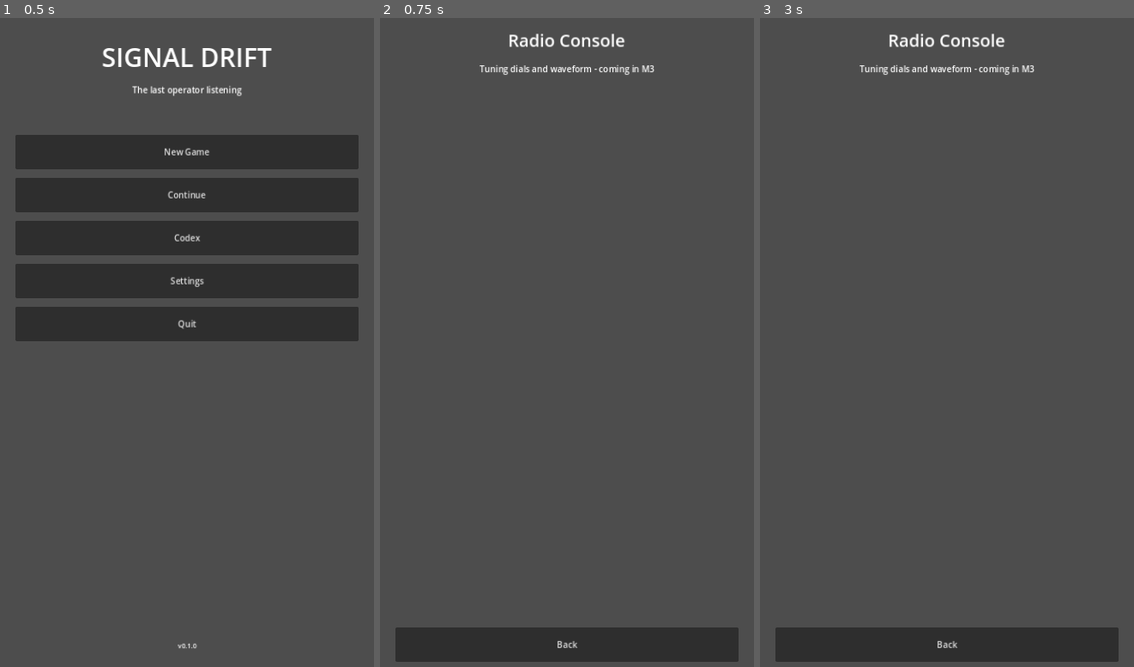
Above: before the commit, frames 1-3 (left to right).
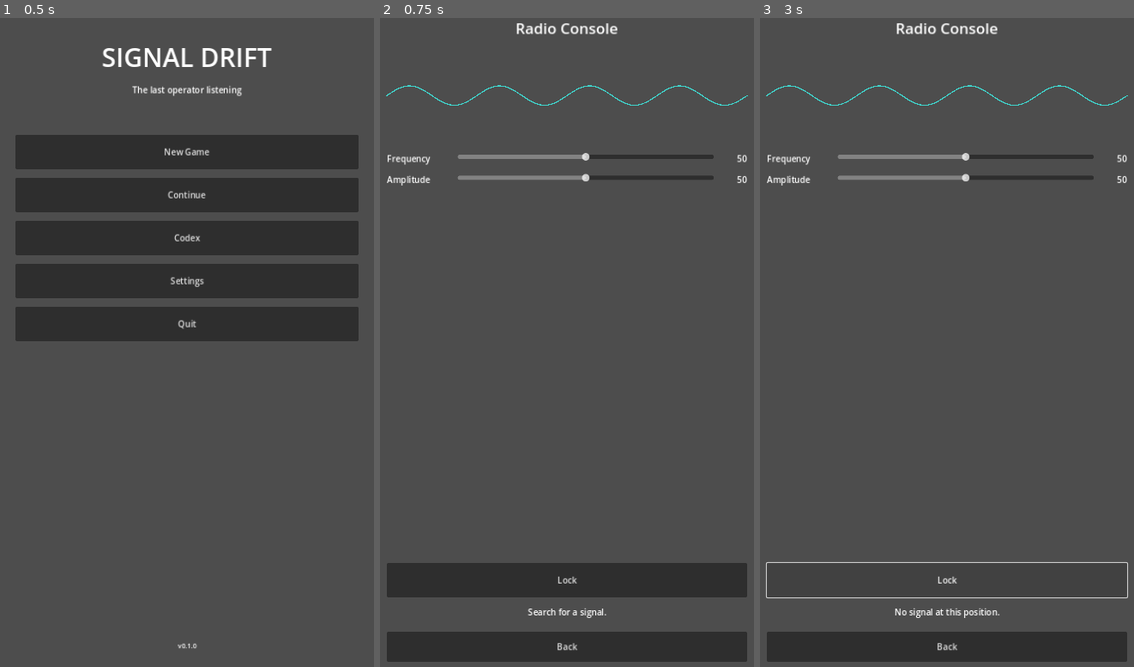
Above: after the commit, the same moments.

Repository: aksharghatole/signal-drift
Game: Godot game, scene res://scenes/Main.tscn
The game is run twice, just before and just after one commit, with the same random seed, the same clock (stepped at 60 frames per second) and the same inputs.
Inputs (mouse positions are in pixels of both pictures, inside the frame that each line leads up to):
- Up to frame 1 (0.5 s): no input
- Up to frame 2 (0.75 s): click "New Game" at 0.5 s
- Up to frame 3 (3 s): click "Back" at 1.25 s; click "New Game" at 2 s; click (947, 582) at 2.75 s, where only the run after the commit has a clickable "Lock"

Frame 1 is identical in both runs. In frame 2, 8.2% of the frame differs, in the area x 1-99%, y 0-100%; in frame 3, 3.5%.

Commit message:
M3: radio console core mechanic (dials, waveform, lock detection)

Diff:
--- a/scenes/RadioConsole.tscn
+++ b/scenes/RadioConsole.tscn
@@ -1,6 +1,7 @@
-[gd_scene load_steps=2 format=3 uid="uid://csigdriftradio"]
+[gd_scene load_steps=3 format=3 uid="uid://csigdriftradio"]
 
 [ext_resource type="Script" path="res://scripts/ui/RadioConsole.gd" id="1_radio"]
+[ext_resource type="Script" path="res://scripts/core/WaveformDisplay.gd" id="2_wave"]
 
 [node name="RadioConsole" type="Control"]
 layout_mode = 3
@@ -16,32 +17,90 @@
 anchors_preset = 15
 anchor_right = 1.0
 anchor_bottom = 1.0
-offset_left = 40.0
-offset_top = 60.0
-offset_right = -40.0
+offset_left = 24.0
+offset_top = 40.0
+offset_right = -24.0
 offset_bottom = -40.0
 grow_horizontal = 2
 grow_vertical = 2
-theme_override_constants/separation = 20
+theme_override_constants/separation = 16
 
 [node name="ScreenLabel" type="Label" parent="VBox"]
 layout_mode = 2
-theme_override_font_sizes/font_size = 32
+theme_override_font_sizes/font_size = 28
 text = "Radio Console"
 horizontal_alignment = 1
 
-[node name="Placeholder" type="Label" parent="VBox"]
+[node name="Waveform" type="Control" parent="VBox"]
+custom_minimum_size = Vector2(0, 180)
 layout_mode = 2
-theme_override_font_sizes/font_size = 16
-text = "Tuning dials and waveform - coming in M3"
-horizontal_alignment = 1
-autowrap_mode = 2
+script = ExtResource("2_wave")
+
+[node name="Line" type="Line2D" parent="VBox/Waveform"]
+
+[node name="FreqRow" type="HBoxContainer" parent="VBox"]
+layout_mode = 2
+theme_override_constants/separation = 12
+
+[node name="FreqLabel" type="Label" parent="VBox/FreqRow"]
+custom_minimum_size = Vector2(120, 0)
+layout_mode = 2
+text = "Frequency"
+
+[node name="FreqSlider" type="HSlider" parent="VBox/FreqRow"]
+layout_mode = 2
+size_flags_horizontal = 3
+min_value = 0.0
+max_value = 100.0
+step = 1.0
+value = 50.0
+
+[node name="FreqValue" type="Label" parent="VBox/FreqRow"]
+custom_minimum_size = Vector2(50, 0)
+layout_mode = 2
+text = "50"
+horizontal_alignment = 2
+
+[node name="AmpRow" type="HBoxContainer" parent="VBox"]
+layout_mode = 2
+theme_override_constants/separation = 12
+
+[node name="AmpLabel" type="Label" parent="VBox/AmpRow"]
+custom_minimum_size = Vector2(120, 0)
+layout_mode = 2
+text = "Amplitude"
+
+[node name="AmpSlider" type="HSlider" parent="VBox/AmpRow"]
+layout_mode = 2
+size_flags_horizontal = 3
+min_value = 0.0
+max_value = 100.0
+step = 1.0
+value = 50.0
+
+[node name="AmpValue" type="Label" parent="VBox/AmpRow"]
+custom_minimum_size = Vector2(50, 0)
+layout_mode = 2
+text = "50"
+horizontal_alignment = 2
 
 [node name="Spacer" type="Control" parent="VBox"]
 layout_mode = 2
 size_flags_vertical = 3
 
-[node name="BackButton" type="Button" parent="VBox"]
+[node name="LockButton" type="Button" parent="VBox"]
 custom_minimum_size = Vector2(0, 64)
 layout_mode = 2
+text = "Lock"
+
+[node name="StatusLabel" type="Label" parent="VBox"]
+custom_minimum_size = Vector2(0, 32)
+layout_mode = 2
+theme_override_font_sizes/font_size = 16
+text = "Search for a signal."
+horizontal_alignment = 1
+
+[node name="BackButton" type="Button" parent="VBox"]
+custom_minimum_size = Vector2(0, 56)
+layout_mode = 2
 text = "Back"
--- /dev/null
+++ b/scripts/core/Radio.gd
@@ -0,0 +1,64 @@
+class_name Radio
+extends RefCounted
+## Radio.gd
+##
+## Pure gameplay logic for the radio console.
+## No UI, no rendering, no scene dependencies — just the rules.
+##
+## A "signal" is characterized by two numbers:
+##   freq: 0-100 (how far up the frequency band)
+##   amp:  0-100 (how loud the signal is)
+##
+## A "target" is a specific (freq, amp) pair plus a tolerance window.
+## The player wins a lock when their dials are within `tolerance` on
+## BOTH axes.
+
+## Result of a lock attempt.
+enum LockResult {
+	NO_TARGET,  ## No target has been set yet.
+	MISS,       ## Dials are outside tolerance.
+	HIT,        ## Dials are within tolerance.
+}
+
+
+## Represents one puzzle the player must solve.
+class Target:
+	var freq: float
+	var amp: float
+	var tolerance: float
+
+	func _init(f: float, a: float, t: float) -> void:
+		freq = f
+		amp = a
+		tolerance = t
+
+	## Returns true if the given dial values fall inside this target's window.
+	func matches(f: float, a: float) -> bool:
+		return abs(f - freq) <= tolerance and abs(a - amp) <= tolerance
+
+
+## The currently-active target, or null if none set.
+var target: Target = null
+
+## Cached dial values. Caller updates these as the player drags.
+var freq: float = 50.0
+var amp: float = 50.0
+
+
+## Set the current puzzle.
+func set_target(f: float, a: float, tolerance: float) -> void:
+	target = Target.new(f, a, tolerance)
+
+
+## Clear the current puzzle.
+func clear_target() -> void:
+	target = null
+
+
+## Attempt a lock with the current dial values.
+func try_lock() -> LockResult:
+	if target == null:
+		return LockResult.NO_TARGET
+	if target.matches(freq, amp):
+		return LockResult.HIT
+	return LockResult.MISS
--- /dev/null
+++ b/scripts/core/WaveformDisplay.gd
@@ -0,0 +1,59 @@
+class_name WaveformDisplay
+extends Control
+## WaveformDisplay.gd
+##
+## Draws a live waveform that reacts to freq/amp values.
+
+const POINT_COUNT := 128
+const BASE_AMPLITUDE := 0.4
+const BASE_CYCLES := 8.0
+
+@onready var _line: Line2D = $Line
+
+var _freq: float = 50.0
+var _amp: float = 50.0
+
+
+func _ready() -> void:
+	_line.width = 2.0
+	_line.default_color = Color(0.25, 0.82, 0.79)
+	_line.joint_mode = Line2D.LINE_JOINT_ROUND
+	_line.begin_cap_mode = Line2D.LINE_CAP_ROUND
+	_line.end_cap_mode = Line2D.LINE_CAP_ROUND
+	_rebuild()
+
+
+func set_values(freq: float, amp: float) -> void:
+	_freq = freq
+	_amp = amp
+	_rebuild()
+
+
+func _notification(what: int) -> void:
+	if what == NOTIFICATION_RESIZED:
+		_rebuild()
+
+
+func _rebuild() -> void:
+	if _line == null:
+		return
+
+	var w: float = size.x
+	var h: float = size.y
+	if w <= 0.0 or h <= 0.0:
+		return
+
+	var half_h: float = h * 0.5
+	var mid_y: float = h * 0.5
+
+	var cycles: float = BASE_CYCLES * (_freq / 100.0)
+	var peak: float = BASE_AMPLITUDE * (_amp / 100.0) * half_h
+
+	var points := PackedVector2Array()
+	points.resize(POINT_COUNT)
+	for i in POINT_COUNT:
+		var t: float = float(i) / float(POINT_COUNT - 1)
+		var x: float = t * w
+		var y: float = mid_y - sin(t * TAU * cycles) * peak
+		points[i] = Vector2(x, y)
+	_line.points = points
--- a/scripts/ui/RadioConsole.gd
+++ b/scripts/ui/RadioConsole.gd
@@ -1,14 +1,83 @@
 extends Control
 ## RadioConsole.gd
 ##
-## Placeholder for M3. Will host the tuning dials and waveform display.
-## For now, only the Back button is wired.
+## UI layer for the radio console. Handles dial input, updates the
+## waveform, and displays lock results.
+##
+## All gameplay rules live in scripts/core/Radio.gd — this script only
+## translates input into Radio calls and Radio results into UI updates.
 
-@onready var back_button: Button = $VBox/BackButton
+const COOLDOWN_SECONDS := 2.0
+const TEST_TOLERANCE := 5.0  ## Temporary. M5 will load targets from data.
+
+@onready var freq_slider: HSlider         = $VBox/FreqRow/FreqSlider
+@onready var amp_slider: HSlider          = $VBox/AmpRow/AmpSlider
+@onready var freq_value: Label            = $VBox/FreqRow/FreqValue
+@onready var amp_value: Label             = $VBox/AmpRow/AmpValue
+@onready var waveform: Control            = $VBox/Waveform
+@onready var lock_button: Button          = $VBox/LockButton
+@onready var status_label: Label          = $VBox/StatusLabel
+@onready var back_button: Button          = $VBox/BackButton
+
+var _radio: Radio = null
+var _cooldown_remaining: float = 0.0
 
 
 func _ready() -> void:
+	_radio = Radio.new()
+	_radio.set_target(34.0, 61.0, TEST_TOLERANCE)
+
+	freq_slider.value_changed.connect(_on_freq_changed)
+	amp_slider.value_changed.connect(_on_amp_changed)
+	lock_button.pressed.connect(_on_lock_pressed)
 	back_button.pressed.connect(_on_back_pressed)
+
+	# Push initial state into the radio and display.
+	_on_freq_changed(freq_slider.value)
+	_on_amp_changed(amp_slider.value)
+	status_label.text = "Search for a signal."
+
+
+func _process(delta: float) -> void:
+	if _cooldown_remaining > 0.0:
+		_cooldown_remaining -= delta
+		if _cooldown_remaining <= 0.0:
+			lock_button.disabled = false
+			status_label.text = "Search for a signal."
+
+
+func _on_freq_changed(value: float) -> void:
+	_radio.freq = value
+	freq_value.text = "%d" % int(value)
+	waveform.set_values(_radio.freq, _radio.amp)
+
+
+func _on_amp_changed(value: float) -> void:
+	_radio.amp = value
+	amp_value.text = "%d" % int(value)
+	waveform.set_values(_radio.freq, _radio.amp)
+
+
+func _on_lock_pressed() -> void:
+	if _cooldown_remaining > 0.0:
+		return
+
+	var result: Radio.LockResult = _radio.try_lock()
+	match result:
+		Radio.LockResult.HIT:
+			status_label.text = "Signal locked!"
+			# M5 will route this to the message system via Signals.
+			Signals.message_decoded.emit("test_signal_m3")
+			_start_cooldown()
+		Radio.LockResult.MISS:
+			status_label.text = "No signal at this position."
+		Radio.LockResult.NO_TARGET:
+			status_label.text = "No target set."
+
+
+func _start_cooldown() -> void:
+	_cooldown_remaining = COOLDOWN_SECONDS
+	lock_button.disabled = true
 
 
 func _on_back_pressed() -> void:
--- a/tests/run_tests.gd
+++ b/tests/run_tests.gd
@@ -12,6 +12,7 @@
 func _init() -> void:
 	print("== Signal Drift test suite ==")
 
+	# M1 / M2 tests
 	_test_main_scene_exists()
 	_test_project_file_parses()
 	_test_all_registered_screens_exist()
@@ -22,6 +23,12 @@
 	_test_sub_screens_have_back_button()
 	_test_all_sub_screen_back_buttons_resolve()
 
+	# M3 tests
+	_test_radio_lock_result_no_target()
+	_test_radio_lock_result_hit()
+	_test_radio_lock_result_miss()
+	_test_radio_lock_result_on_tolerance_boundary()
+
 	print("")
 	if _failures == 0:
 		print("ALL TESTS PASSED")
@@ -30,6 +37,10 @@
 		print("FAILED: %d test(s)" % _failures)
 		quit(1)
 
+
+# ---------------------------------------------------------------------------
+# M1 / M2 tests
+# ---------------------------------------------------------------------------
 
 func _test_main_scene_exists() -> void:
 	var path := "res://scenes/Main.tscn"
@@ -219,8 +230,6 @@
 
 
 func _test_sub_screens_have_back_button() -> void:
-	# For each of the four sub-screens, load the scene and verify it has
-	# a VBox/BackButton node that the script will wire up.
 	var screens := {
 		"RadioConsole": "res://scenes/RadioConsole.tscn",
 		"MessageView":  "res://scenes/MessageView.tscn",
@@ -242,6 +251,7 @@
 		if instance == null:
 			missing.append("%s (instantiate failed)" % screen_name)
 			continue
+		# RadioConsole now nests BackButton under VBox as well.
 		var back: Node = instance.get_node_or_null("VBox/BackButton")
 		if back == null:
 			missing.append("%s (no VBox/BackButton)" % screen_name)
@@ -254,7 +264,6 @@
 
 
 func _test_all_sub_screen_back_buttons_resolve() -> void:
-	# Verify the @onready path in each sub-screen script resolves.
 	var screen_scripts := {
 		"RadioConsole": "res://scenes/RadioConsole.tscn",
 		"MessageView":  "res://scenes/MessageView.tscn",
@@ -286,6 +295,82 @@
 		_fail("broken @onready paths: %s" % ", ".join(missing))
 
 
+# ---------------------------------------------------------------------------
+# M3 tests — Radio core logic
+# ---------------------------------------------------------------------------
+
+func _test_radio_lock_result_no_target() -> void:
+	var radio: RefCounted = _new_radio()
+	if radio == null:
+		_fail("cannot instantiate Radio")
+		return
+
+	var result: int = radio.try_lock()
+	if result == radio.LockResult.NO_TARGET:
+		_pass("Radio: try_lock with no target returns NO_TARGET")
+	else:
+		_fail("Radio: expected NO_TARGET, got %d" % result)
+
+
+func _test_radio_lock_result_hit() -> void:
+	var radio: RefCounted = _new_radio()
+	if radio == null:
+		_fail("cannot instantiate Radio")
+		return
+
+	radio.set_target(40.0, 60.0, 5.0)
+	radio.freq = 40.0
+	radio.amp = 60.0
+
+	var result: int = radio.try_lock()
+	if result == radio.LockResult.HIT:
+		_pass("Radio: exact-match lock returns HIT")
+	else:
+		_fail("Radio: expected HIT, got %d" % result)
+
+
+func _test_radio_lock_result_miss() -> void:
+	var radio: RefCounted = _new_radio()
+	if radio == null:
+		_fail("cannot instantiate Radio")
+		return
+
+	radio.set_target(40.0, 60.0, 5.0)
+	radio.freq = 10.0
+	radio.amp = 60.0
+
+	var result: int = radio.try_lock()
+	if result == radio.LockResult.MISS:
+		_pass("Radio: out-of-tolerance lock returns MISS")
+	else:
+		_fail("Radio: expected MISS, got %d" % result)
+
+
+func _test_radio_lock_result_on_tolerance_boundary() -> void:
+	var radio: RefCounted = _new_radio()
+	if radio == null:
+		_fail("cannot instantiate Radio")
+		return
+
+	radio.set_target(40.0, 60.0, 5.0)
+
+	# Exactly on the edge of tolerance should still HIT (inclusive).
+	radio.freq = 45.0  # 40 + 5
+	radio.amp = 55.0   # 60 - 5
+	var result: int = radio.try_lock()
+	if result == radio.LockResult.HIT:
+		_pass("Radio: boundary lock returns HIT (inclusive tolerance)")
+	else:
+		_fail("Radio: expected HIT at boundary, got %d" % result)
+
+
+func _new_radio() -> RefCounted:
+	var radio_script: GDScript = load("res://scripts/core/Radio.gd")
+	if radio_script == null:
+		return null
+	return radio_script.new()
+
+
 # --- helpers ---
 
 func _pass(msg: String) -> void:
